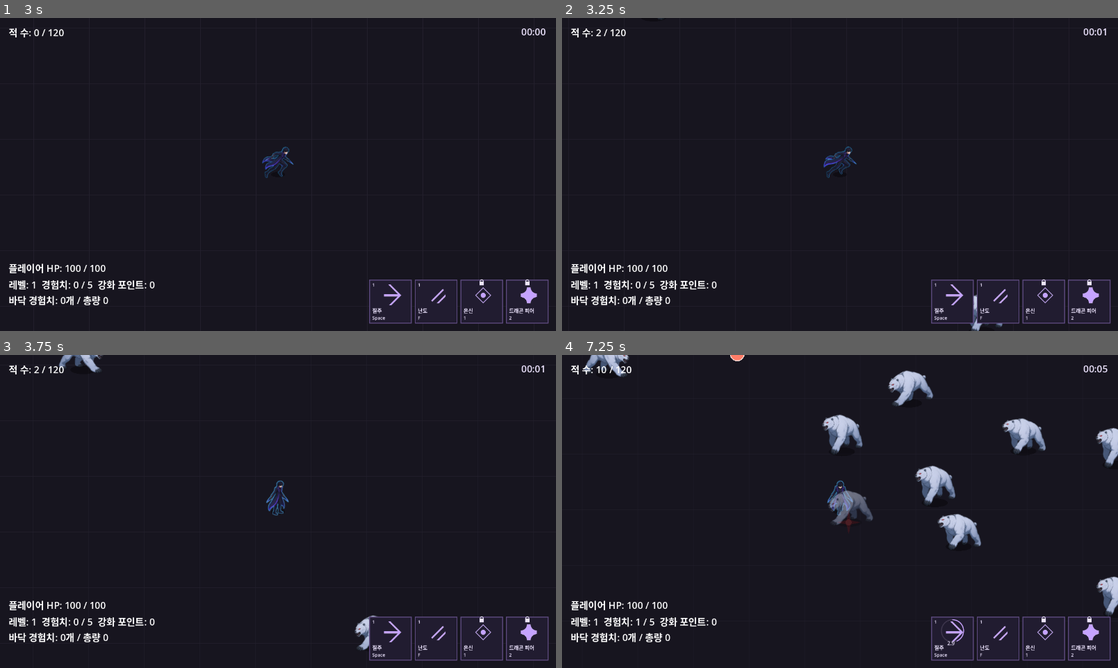
Above: before the commit, frames 1-4 (two rows, left to right).
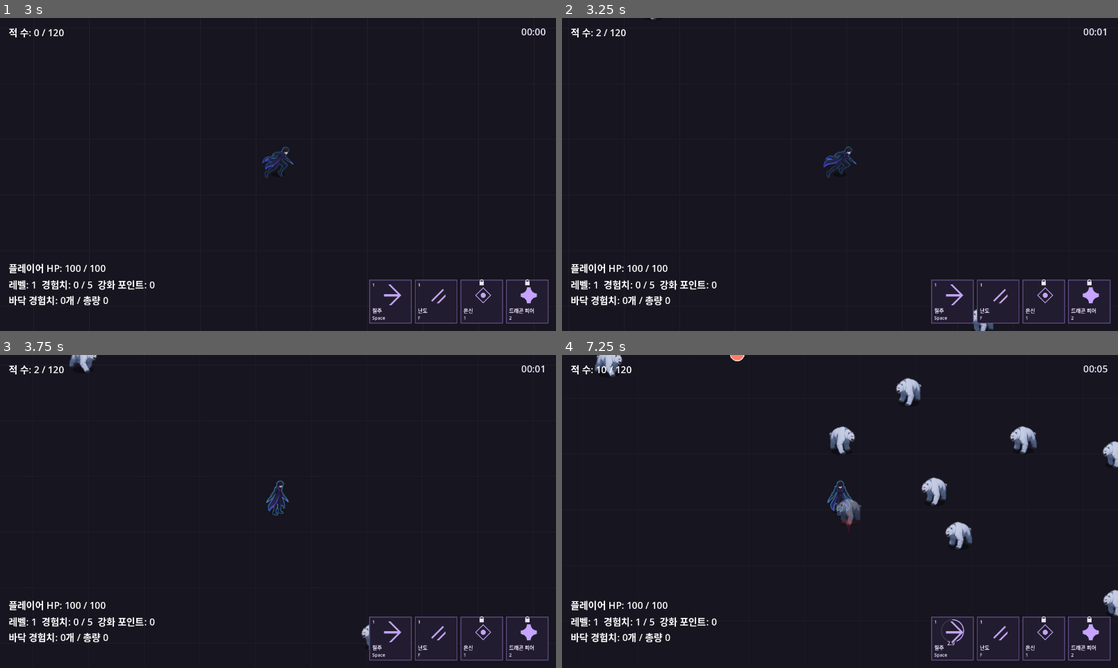
Above: after the commit, the same moments.

Repository: MoongTaeng-I/aigame
Game: Godot game, scene res://scenes/flow.tscn
The game is run twice, just before and just after one commit, with the same random seed, the same clock (stepped at 60 frames per second) and the same inputs.
Inputs (mouse positions are in pixels of both pictures, inside the frame that each line leads up to):
- Up to frame 1 (3 s): tap Enter at 0.5, 2.75 s; move the mouse to (400, 158) at 0.52 s; hold D (move_right) 0.53-1.25 s; tap T at 0.6, 2.85 s; click (400, 158) at 0.67 s; tap Space at 1.25 s; drag from (166, 190) to (250, 237) at 1.27 s; click "게임 시작" at 2 s; move the mouse to (344, 212) at 2.77 s; hold D (move_right) from 2.78 s (still down); click (344, 212) at 2.92 s
- Up to frame 2 (3.25 s): keep holding D (move_right)
- Up to frame 3 (3.75 s): release D (move_right) at 3.5 s; drag from (250, 574) to (111, 464) at 3.52 s
- Up to frame 4 (7.25 s): move the mouse to (1006, 558) at 4.27 s; hold A (move_left) 4.28-5 s; tap T at 4.35, 5.85 s; tap Space (skill_dash) at 4.9 s; drag from (673, 464) to (756, 433) at 5.02 s; move the mouse to (867, 511) at 5.77 s; hold S (move_down) 5.78-6.5 s; click (867, 511) at 5.92 s; tap 2 (skill_dragon_fear) at 6.4 s; drag from (756, 433) to (728, 527) at 6.52 s

Frame 1 is identical in both runs. In frame 2, 0.2% of the frame differs, in the area x 15-80%, y 0-100%; in frame 3, 0.4%; in frame 4, 3.8%, in the area x 4-100%, y 0-84%.

Commit message:
ART-07 아이스 베어 6칸 시트와 이동 반전 여유값 적용

Diff:
--- a/data/combat_presentation.csv
+++ b/data/combat_presentation.csv
@@ -16,3 +16,4 @@
 Belion_chain_segments,12
 Belion_trail_sec,0.15
 Belion_chain_width,24
+Flip_deadband,0.3
--- a/data/enemy.csv
+++ b/data/enemy.csv
@@ -1,5 +1,5 @@
 Id,Name_ko,Move_speed,Attack_range_type,Body_radius,Push_weight,Note,Max_hp,Contact_damage,Contact_rehit_sec,Death_fade …(210 unchanged characters)…
-enemy_01,아이스 베어,120,melee,16,1,A단계 검증용 시작값,30,5,1,0.4,,,,1,res://assets/art/enemy/bear_sheet.png,walk1,4,1,99,443,277,8,9,60,20,#d0d8f0
+enemy_01,아이스 베어,120,melee,16,1,A단계 검증용 시작값,30,5,1,0.4,,,,1,res://assets/art/enemy/bear_walk6_sheet.png,walk1,6,1,72,289,154,8,13,48,16,#d0d8f0
 enemy_test_ranged,임시 원거리,100,ranged,16,1,A단계 검증용 임시. 정식 적 2종에 포함하지 않음,30,5,1,0.4,2,400,proj_test_01,2,,,,,,,,,,,,
 boss_ice_bear,아이스 베어 우두머리,90,melee,48,50,A단계 검증용 시작값,1100,10,1,0.4,,,,50,,,,,,,,,,,,
 boss_ice_elf,아이스 엘프 정예병,110,ranged,28,10,S8-IMPL-02 초안,525,0,1,0.4,0.8,416,elf_arrow,70,,,,,,,,,,,,
--- a/scripts/combat_data.gd
+++ b/scripts/combat_data.gd
@@ -56,6 +56,10 @@
 	preload("res://scripts/boss_data.gd").register_schemas(store)
 
 static func validate(store: CsvDataStore) -> String:
+	if store.tables.has("combat_presentation.csv"):
+		var band := store.get_row("combat_presentation.csv","Flip_deadband")
+		if band.is_empty() or not String(band.Value).is_valid_float() or not is_finite(float(band.Value)) or float(band.Value)<0 or float(band.Value)>1:
+			return _field_error(store,"combat_presentation.csv","Flip_deadband","Value","Flip_deadband는0~1의 유한한 값이어야 합니다.")
 	# Partial synthetic combat fixtures need not include unrelated tables.
 	# Production load_all requires the registered CSV, even when it has no rows.
 	if store.tables.has("enemy_scaling.csv"):
--- a/scripts/sprite_body.gd
+++ b/scripts/sprite_body.gd
@@ -13,6 +13,7 @@
 var baseline := 0.0
 var anchor_x: Variant = null
 var sprite_tint := Color.WHITE
+var flip_deadband := 0.3
 var foot_y := 0.0
 var animation_fps := 1.0
 var idle_fps := 1.0
@@ -32,6 +33,8 @@
 var _using_idle := false
 
 func configure(record: Dictionary, radius: float, color: Color, outline: Color) -> void:
+	var presentation: Dictionary = load("res://scripts/shadow_afterimage.gd").presentation()
+	flip_deadband = float(presentation.Flip_deadband)
 	idle_texture = null
 	_using_idle = false
 	_animation_elapsed = 0.0
@@ -83,6 +86,7 @@
 	queue_redraw()
 
 func configure_snapshot(snapshot: Dictionary) -> void:
+	flip_deadband = float(snapshot.get("flip_deadband",0.3))
 	anchor_x = snapshot.get("anchor_x")
 	sprite_tint = snapshot.get("sprite_tint",Color.WHITE)
 	shadow_size = snapshot.get("shadow_size",SHADOW_SIZE)
@@ -112,6 +116,7 @@
 		"texture":texture,"layout":layout,"columns":columns,"rows":rows,"cell_height":cell_height,
 		"baseline":baseline,"foot_y":foot_y,"animation_fps":animation_fps,
 		"anchor_x":anchor_x,"sprite_tint":sprite_tint,
+		"flip_deadband":flip_deadband,
 		"idle_fps":idle_fps,"attack_after_frame_sec":attack_after_frame_sec,
 		"frame_row":frame_row,"frame_column":frame_column,"flip_h":flip_h,
 		"using_fallback":using_fallback,"fallback_radius":fallback_radius,
@@ -123,7 +128,7 @@
 	if direction!=Vector2.ZERO:
 		if absf(direction.x)>absf(direction.y):
 			frame_row = 2
-			flip_h = direction.x<0.0
+			update_movement_flip(direction)
 		else:
 			frame_row = 0 if direction.y>0.0 else 1
 			flip_h = false
@@ -145,8 +150,7 @@
 	queue_redraw()
 
 func advance_state_pose(direction: Vector2, moving: bool, delta: float) -> void:
-	if direction.x<0.0: flip_h = true
-	elif direction.x>0.0: flip_h = false
+	update_movement_flip(direction)
 	var next_row := 1 if moving else 0
 	if _animation_row!=next_row:
 		_animation_row = next_row
@@ -168,12 +172,16 @@
 
 func advance_walk_pose(direction: Vector2, moving: bool, delta: float, keep_facing: bool = false) -> void:
 	if not keep_facing:
-		if direction.x<0.0: flip_h = true
-		elif direction.x>0.0: flip_h = false
+		update_movement_flip(direction)
 	frame_row = 0
 	_animation_elapsed = _animation_elapsed+maxf(delta,0.0) if moving else 0.0
 	frame_column = floori(_animation_elapsed*animation_fps)%maxi(columns,1) if moving else 0
 	queue_redraw()
+
+func update_movement_flip(direction: Vector2) -> void:
+	var normalized := direction.normalized()
+	if absf(normalized.x)>flip_deadband:
+		flip_h = normalized.x<0.0
 
 func source_rect() -> Rect2:
 	var shown := current_texture()
--- a/tests/art06_p0.gd
+++ b/tests/art06_p0.gd
@@ -45,13 +45,13 @@
 	await t.physics_frame
 	await t.physics_frame
 	var image: Node2D = a.sprite_body
-	t.check(image!=null and image.texture.get_size()==Vector2(2076,455) and image.source_rect().size==Vector2(519,455),"ART-06 bear2076x455 cells519x455")
+	t.check(image!=null and image.texture.get_size()==Vector2(1848,301) and image.source_rect().size==Vector2(308,301),"ART-07 bear1848x301 cells308x301")
 	t.check(image.texture.get_image().detect_alpha()!=Image.ALPHA_NONE and image.texture.get_image().has_mipmaps(),"ART-06 bear transparency and mipmaps")
 	t.check(image.texture==b.sprite_body.texture,"ART-06 bear actors share one cached texture")
-	t.check(image.layout=="walk1" and image.anchor_x==277 and image.cell_height==99 and image.shadow_size==Vector2(60,20),"ART-06 bear walk1 dimensions anchor ground ellipse")
+	t.check(image.layout=="walk1" and image.anchor_x==154 and image.cell_height==72 and image.shadow_size==Vector2(48,16),"ART-07 bear walk1 dimensions anchor ground ellipse")
 	t.check(a.enemy_id=="enemy_01" and a.body_radius==16 and a.move_speed==120 and a.contact_damage==5 and a.push_weight==1 and a.max_hp==30,"ART-06 bear preserves identity and physical/combat values")
-	a.update_actor(1.0/9,Vector2(400,0),n.map.get_map_rect())
-	t.check(image.frame_row==0 and image.frame_column==1 and not image.flip_h,"ART-06 walk1 advances9fps right-facing")
+	a.update_actor(1.0/13,Vector2(400,0),n.map.get_map_rect())
+	t.check(image.frame_row==0 and image.frame_column==1 and not image.flip_h,"ART-07 walk1 advances13fps right-facing")
 	a.update_walk_visual(a.global_position+Vector2(-100,0),true,0,false)
 	t.check(image.flip_h,"ART-06 player left flips bear")
 	a.update_walk_visual(a.global_position+Vector2(0,100),true,0,false)
@@ -90,7 +90,7 @@
 	row.Sprite_tint = "#d0d8f0"
 	row.Sprite_anchor_x = -1
 	t.check(preload("res://scripts/combat_data.gd").validate(store).contains("Sprite_anchor_x"),"ART-06 invalid enemy anchor rejected")
-	row.Sprite_anchor_x = 277
+	row.Sprite_anchor_x = 154
 	main.queue_free()
 	await t.process_frame
 	await t.process_frame
--- /dev/null
+++ b/tests/art07_p0.gd
@@ -0,0 +1,42 @@
+extends RefCounted
+
+func run(t: SceneTree) -> void:
+	var store: CsvDataStore = t._store()
+	t.check(store.load_all().is_empty(),"ART-07 data loads")
+	var view := preload("res://scripts/sprite_body.gd").new()
+	view.configure(store.get_row("enemy.csv","enemy_01"),16,Color.WHITE,Color.WHITE)
+	t.check(view.columns==6 and view.animation_fps==13 and absf(view.display_rect().size.y-72)<=1,"ART-07 six cells 13fps height72")
+	for i in range(13):
+		view.advance_walk_pose(Vector2.RIGHT,true,0.01/13 if i==0 else 1.0/13)
+		t.check(view.frame_column==i%6,"ART-07 six-cell cycle "+str(i))
+	for method in ["advance_walk_pose","advance_state_pose"]:
+		for sign_x in [-1.0,1.0]:
+			view.flip_h = sign_x>0
+			for x in [0.0,0.29]:
+				view.call(method,Vector2(sign_x*x,sqrt(1-x*x))*17,true,0)
+				t.check(view.flip_h==(sign_x>0),"ART-07 normalized deadband retains "+method+str(sign_x)+str(x))
+			view.call(method,Vector2(sign_x*0.31,sqrt(1-0.31*0.31))*17,true,0)
+			t.check(view.flip_h==(sign_x<0),"ART-07 normalized .31 switches "+method+str(sign_x))
+	view.flip_h = false
+	view.advance_walk_pose(Vector2.LEFT,true,0,true)
+	t.check(not view.flip_h,"ART-07 knockback facing priority")
+	for x in [-0.01,0.01]:
+		view.set_attack_pose(Vector2(x,1),1)
+		t.check(view.flip_h==(x<0) and view.frame_row==2 and view.frame_column==1,"ART-07 attack facing overrides deadband "+str(x))
+	var saved: Dictionary = Engine.get_meta(&"combat_presentation").duplicate()
+	var custom := saved.duplicate()
+	custom.Flip_deadband = "0.8"
+	Engine.set_meta(&"combat_presentation",custom)
+	view.configure(store.get_row("player.csv","player_01"),8,Color.WHITE,Color.WHITE)
+	t.check(view.flip_deadband==0.8,"ART-07 reads deadband CSV cache")
+	view.advance_pose(Vector2(-0.75,sqrt(1-0.75*0.75)),true,0)
+	t.check(view.frame_row==2 and not view.flip_h,"ART-07 dir3 side retains below CSV band")
+	view.advance_pose(Vector2(-0.85,sqrt(1-0.85*0.85)),true,0)
+	t.check(view.frame_row==2 and view.flip_h,"ART-07 dir3 side flips above CSV band")
+	Engine.set_meta(&"combat_presentation",saved)
+	view.free()
+	for value in ["-0.1","1.1","NaN","Inf","bad",""]:
+		store.get_row("combat_presentation.csv","Flip_deadband").Value = value
+		t.check(not CombatData.validate(store).is_empty(),"ART-07 invalid deadband rejected "+value)
+	store.get_row("combat_presentation.csv","Flip_deadband").Value = "0.3"
+	t.check(CombatData.validate(store).is_empty(),"ART-07 restores valid data")
--- a/tests/p0_runner.gd
+++ b/tests/p0_runner.gd
@@ -59,6 +59,7 @@
 	await preload("res://tests/shadow_sprite_p0.gd").new().run(self)
 	await preload("res://tests/beru_sprite_p0.gd").new().run(self)
 	await preload("res://tests/art06_p0.gd").new().run(self)
+	preload("res://tests/art07_p0.gd").new().run(self)
 	await preload("res://tests/art04_p0.gd").new().run(self)
 	await preload("res://tests/shadow_regions_dash_p0.gd").new().run(self)
 	await preload("res://tests/hit_fx_p0.gd").new().run(self)
Binary file removed: assets/art/enemy/bear_sheet.png
Binary file added: assets/art/enemy/bear_walk6_sheet.png
Not shown, changed: assets/art/enemy/bear_walk6_sheet.png.import
Not shown, added: tests/art06_p0.gd.uid
Not shown, added: tests/art07_p0.gd.uid
Not shown, changed: docs/devlog.md
Not shown, changed: docs/systems/02_enemy_spawn_and_movement.md
Not shown, changed: docs/systems/10_visuals_and_audio.md
